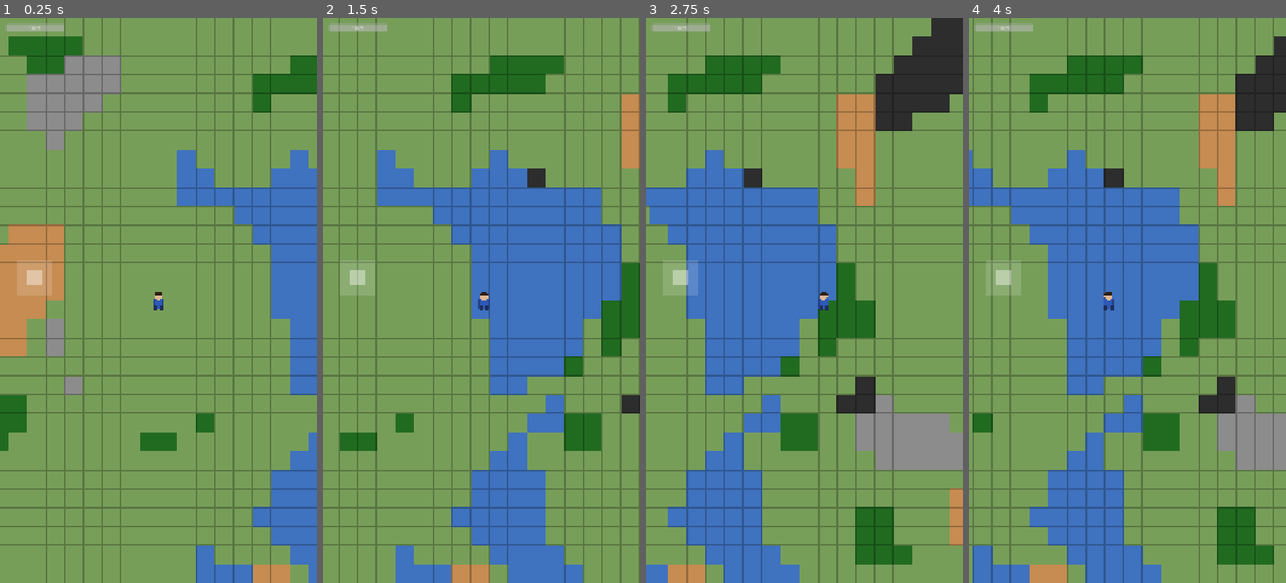
Above: before the commit, frames 1-4 (left to right).
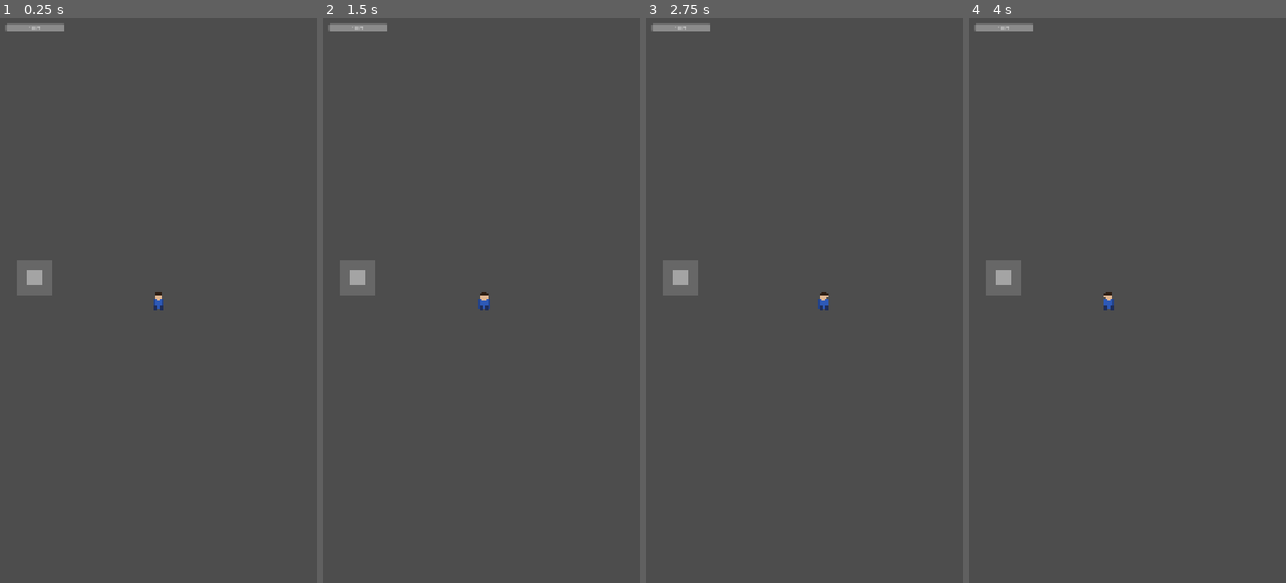
Above: after the commit, the same moments.

Repository: p-scott-0/ironveil
Game: Godot game, scene res://scenes/world/World.tscn
Two runs of this game, one before a commit and one after it. Both use one fixed random seed, a clock stepped at 60 frames per second and the inputs below.
Inputs (mouse positions are in pixels of both pictures, inside the frame that each line leads up to):
- Up to frame 1 (0.25 s): no input
- Up to frame 2 (1.5 s): tap Enter at 0.5 s; move the mouse to (551, 272) at 0.52 s; hold D (move_right) 0.53-1.25 s; click (551, 272) at 0.67 s; drag from (418, 328) to (465, 413) at 1.27 s
- Up to frame 3 (2.75 s): move the mouse to (836, 176) at 2.02 s; hold D (move_right) from 2.03 s (still down)
- Up to frame 4 (4 s): release D (move_right) at 2.75 s; drag from (1111, 413) to (1032, 215) at 2.77 s; move the mouse to (1222, 385) at 3.52 s; hold A (move_left) from 3.53 s (still down)

The runs differ from the first frame. In frame 1, 100% of the frame differs, in the area x 0-100%, y 0-100%; in frame 2, 100%; in frame 3, 100%; in frame 4, 100%.
Error after the commit: Parse Error: Cannot infer the type of "bonus" variable because the value doesn't have a set type. (res://scripts/world/WorldGenerator.gd:103)

Commit message:
Resources infinite, no trees, distance-scaled patch sizes

Diff:
--- a/scripts/world/MiningSystem.gd
+++ b/scripts/world/MiningSystem.gd
@@ -67,17 +67,18 @@
 		_finish_mining()
 
 func _finish_mining() -> void:
-	var type     := _get_type(target_cell)
-	var item_id: String = TileTypes.DROP.get(type, "")
+	var type: TileTypes.Type = _get_type(target_cell)
+	var item_id: String      = TileTypes.DROP.get(type, "")
 
-	# Remove the tile — replace with ground
-	_tile_map.set_cell(target_cell, 0, Vector2i(0, 0))  # source 0 = GROUND
-
+	# Resource nodes are infinite — tile stays, just yield the item
 	if item_id != "":
 		Inventory.add_item(item_id, 1)
 		tile_mined.emit(target_cell, item_id)
 
-	stop_mining()
+	# Reset progress and keep mining automatically
+	_hits_done    = 0
+	_tick_counter = 0
+	mining_hit.emit(target_cell, 0, _hits_needed)  # resets the progress ring
 
 func _get_type(cell: Vector2i) -> TileTypes.Type:
 	var src := _tile_map.get_cell_source_id(cell)
--- a/scripts/world/TileTypes.gd
+++ b/scripts/world/TileTypes.gd
@@ -6,7 +6,6 @@
 	STONE  = 2,
 	IRON   = 3,
 	COAL   = 4,
-	TREE   = 5,
 }
 
 const COLORS: Dictionary = {
@@ -15,33 +14,29 @@
 	Type.STONE  : Color(0.55, 0.55, 0.55),
 	Type.IRON   : Color(0.78, 0.55, 0.32),
 	Type.COAL   : Color(0.18, 0.18, 0.18),
-	Type.TREE   : Color(0.13, 0.42, 0.13),
 }
 
-# false = blocks movement and bullets
+# false = blocks movement
 const PASSABLE: Dictionary = {
 	Type.GROUND : true,
 	Type.WATER  : false,
 	Type.STONE  : false,
 	Type.IRON   : false,
 	Type.COAL   : false,
-	Type.TREE   : false,
 }
 
-# How many hits to mine, -1 = not mineable
+# Hits per extraction cycle — higher = slower manual mining, same cost for automation
 const HARDNESS: Dictionary = {
 	Type.GROUND : -1,
 	Type.WATER  : -1,
-	Type.STONE  : 8,
-	Type.IRON   : 12,
-	Type.COAL   : 10,
-	Type.TREE   : 4,
+	Type.STONE  : 6,
+	Type.IRON   : 10,
+	Type.COAL   : 8,
 }
 
-# What item drops when mined
+# Item yielded per completed cycle
 const DROP: Dictionary = {
 	Type.STONE : "stone",
 	Type.IRON  : "iron_ore",
 	Type.COAL  : "coal",
-	Type.TREE  : "wood",
 }
--- a/scripts/world/WorldGenerator.gd
+++ b/scripts/world/WorldGenerator.gd
@@ -1,22 +1,27 @@
 extends Node
 class_name WorldGenerator
 
-const WORLD_SIZE  := 192  # tiles in each axis — expandable to chunk-based later
-const TILE_SIZE   := 32
-const HALF        := WORLD_SIZE / 2
+const WORLD_SIZE := 192
+const TILE_SIZE  := 32
+const HALF       := WORLD_SIZE / 2
 
-# Noise thresholds — tweak these to change world feel
-const WATER_THRESHOLD  := -0.25
-const TREE_THRESHOLD   := 0.45
-const STONE_THRESHOLD  := 0.55
-const IRON_THRESHOLD   := 0.60
-const COAL_THRESHOLD   := 0.58
+# Base noise thresholds (at spawn distance)
+const WATER_THRESHOLD := -0.25
+const STONE_THRESHOLD := 0.55
+const IRON_THRESHOLD  := 0.62
+const COAL_THRESHOLD  := 0.60
+
+# How quickly patches grow with distance from spawn.
+# At SCALE_DISTANCE tiles out, threshold is reduced by SCALE_AMOUNT
+# making patches bigger and more frequent.
+const SCALE_DISTANCE := 50.0   # tiles — full scaling kicks in here
+const SCALE_AMOUNT   := 0.30   # max threshold reduction at full distance
 
 @export var world_seed: int = 0
 
-var _tile_map: TileMapLayer
-var _source_ids: Dictionary = {}   # TileTypes.Type -> source_id
-var _tile_grid: Array = []         # 2D array [x][y] of TileTypes.Type
+var _tile_map:    TileMapLayer
+var _source_ids:  Dictionary = {}  # TileTypes.Type -> source_id
+var _tile_grid:   Array       = []  # 2D [x][y] of TileTypes.Type
 
 signal generation_complete
 
@@ -42,11 +47,9 @@
 		if not TileTypes.PASSABLE[type]:
 			var td: TileData = source.get_tile_data(Vector2i(0, 0), 0)
 			var half := TILE_SIZE / 2.0
-			var poly := PackedVector2Array([
-				Vector2(-half, -half),
-				Vector2( half, -half),
-				Vector2( half,  half),
-				Vector2(-half,  half),
+			var poly  := PackedVector2Array([
+				Vector2(-half, -half), Vector2( half, -half),
+				Vector2( half,  half), Vector2(-half,  half),
 			])
 			td.add_collision_polygon(0)
 			td.set_collision_polygon_points(0, 0, poly)
@@ -56,15 +59,13 @@
 	_tile_map.tile_set = ts
 
 func _make_color_texture(color: Color) -> ImageTexture:
-	var img := Image.create(TILE_SIZE, TILE_SIZE, false, Image.FORMAT_RGBA8)
-	# Fill base color
+	var img    := Image.create(TILE_SIZE, TILE_SIZE, false, Image.FORMAT_RGBA8)
 	img.fill(color)
-	# Thin dark border so tiles are visually distinct
 	var border := color.darkened(0.25)
 	for i in TILE_SIZE:
-		img.set_pixel(i, 0, border)
+		img.set_pixel(i, 0,             border)
 		img.set_pixel(i, TILE_SIZE - 1, border)
-		img.set_pixel(0, i, border)
+		img.set_pixel(0, i,             border)
 		img.set_pixel(TILE_SIZE - 1, i, border)
 	return ImageTexture.create_from_image(img)
 
@@ -74,14 +75,11 @@
 	var rng := RandomNumberGenerator.new()
 	rng.seed = world_seed if world_seed != 0 else randi()
 
-	# Separate noise layers for each feature
 	var terrain_noise := _make_noise(rng.randi(), 0.025, 4)
-	var tree_noise    := _make_noise(rng.randi(), 0.08,  3)
-	var stone_noise   := _make_noise(rng.randi(), 0.06,  2)
-	var iron_noise    := _make_noise(rng.randi(), 0.07,  2)
-	var coal_noise    := _make_noise(rng.randi(), 0.07,  2)
+	var stone_noise   := _make_noise(rng.randi(), 0.06,  3)
+	var iron_noise    := _make_noise(rng.randi(), 0.07,  3)
+	var coal_noise    := _make_noise(rng.randi(), 0.07,  3)
 
-	# Initialise grid
 	_tile_grid.resize(WORLD_SIZE)
 	for x in WORLD_SIZE:
 		_tile_grid[x] = []
@@ -89,62 +87,64 @@
 
 	for x in WORLD_SIZE:
 		for y in WORLD_SIZE:
-			var wx := x - HALF
-			var wy := y - HALF
-
+			var wx  := x - HALF
+			var wy  := y - HALF
 			var t   := terrain_noise.get_noise_2d(wx, wy)
 			var type: TileTypes.Type
 
 			if t < WATER_THRESHOLD:
 				type = TileTypes.Type.WATER
 			else:
-				# Layered resource placement — priority: iron > coal > stone > tree > ground
+				# Distance from spawn drives patch abundance.
+				# Closer to spawn = small/rare patches (safe clearing zone).
+				# Further out = larger, denser patches (reward exploration).
+				var dist        := Vector2(wx, wy).length()
+				var dist_factor := clamp(dist / SCALE_DISTANCE, 0.0, 1.0)
+				var bonus       := dist_factor * SCALE_AMOUNT
+
 				var iron  := iron_noise.get_noise_2d(wx, wy)
 				var coal  := coal_noise.get_noise_2d(wx, wy)
 				var stone := stone_noise.get_noise_2d(wx, wy)
-				var tree  := tree_noise.get_noise_2d(wx, wy)
 
-				if iron > IRON_THRESHOLD:
+				if iron > IRON_THRESHOLD - bonus:
 					type = TileTypes.Type.IRON
-				elif coal > COAL_THRESHOLD:
+				elif coal > COAL_THRESHOLD - bonus:
 					type = TileTypes.Type.COAL
-				elif stone > STONE_THRESHOLD:
+				elif stone > STONE_THRESHOLD - bonus:
 					type = TileTypes.Type.STONE
-				elif tree > TREE_THRESHOLD:
-					type = TileTypes.Type.TREE
 				else:
 					type = TileTypes.Type.GROUND
 
-			# Keep a clear spawn area (radius 6) so player doesn't spawn in a wall
-			var dist := Vector2(wx, wy).length()
-			if dist < 6.0:
+			# Clear spawn area so player doesn't start boxed in
+			var spawn_dist := Vector2(wx, wy).length()
+			if spawn_dist < 8.0:
 				type = TileTypes.Type.GROUND
 
 			_tile_grid[x][y] = type
 			_tile_map.set_cell(Vector2i(wx, wy), _source_ids[type], Vector2i(0, 0))
 
 func _make_noise(seed: int, frequency: float, octaves: int) -> FastNoiseLite:
-	var n := FastNoiseLite.new()
-	n.seed         = seed
-	n.frequency    = frequency
-	n.fractal_octaves = octaves
-	n.noise_type   = FastNoiseLite.TYPE_SIMPLEX_SMOOTH
+	var n               := FastNoiseLite.new()
+	n.seed              = seed
+	n.frequency         = frequency
+	n.fractal_octaves   = octaves
+	n.noise_type        = FastNoiseLite.TYPE_SIMPLEX_SMOOTH
 	return n
 
 # ── Public helpers ─────────────────────────────────────────────────────────────
 
 func get_tile(world_pos: Vector2) -> TileTypes.Type:
 	var cell := _tile_map.local_to_map(world_pos)
-	var x := cell.x + HALF
-	var y := cell.y + HALF
+	var x    := cell.x + HALF
+	var y    := cell.y + HALF
 	if x < 0 or y < 0 or x >= WORLD_SIZE or y >= WORLD_SIZE:
 		return TileTypes.Type.WATER
 	return _tile_grid[x][y]
 
 func set_tile(world_pos: Vector2, type: TileTypes.Type) -> void:
 	var cell := _tile_map.local_to_map(world_pos)
-	var x := cell.x + HALF
-	var y := cell.y + HALF
+	var x    := cell.x + HALF
+	var y    := cell.y + HALF
 	if x < 0 or y < 0 or x >= WORLD_SIZE or y >= WORLD_SIZE:
 		return
 	_tile_grid[x][y] = type
Not shown, added: scenes/world/ItemPopup.gd.uid
Not shown, added: scenes/world/MiningIndicator.gd.uid
Not shown, added: scripts/world/MiningSystem.gd.uid
